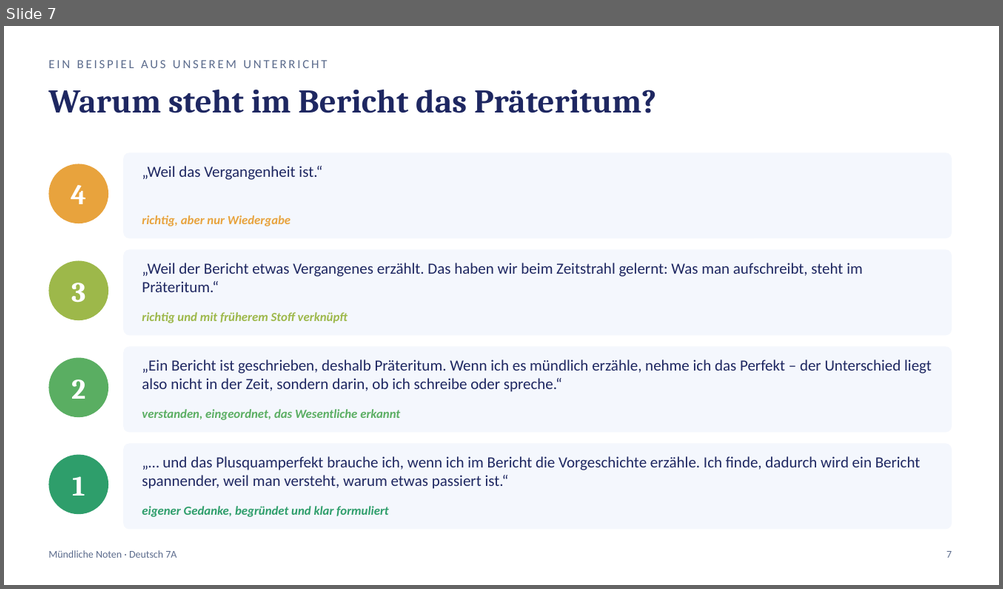
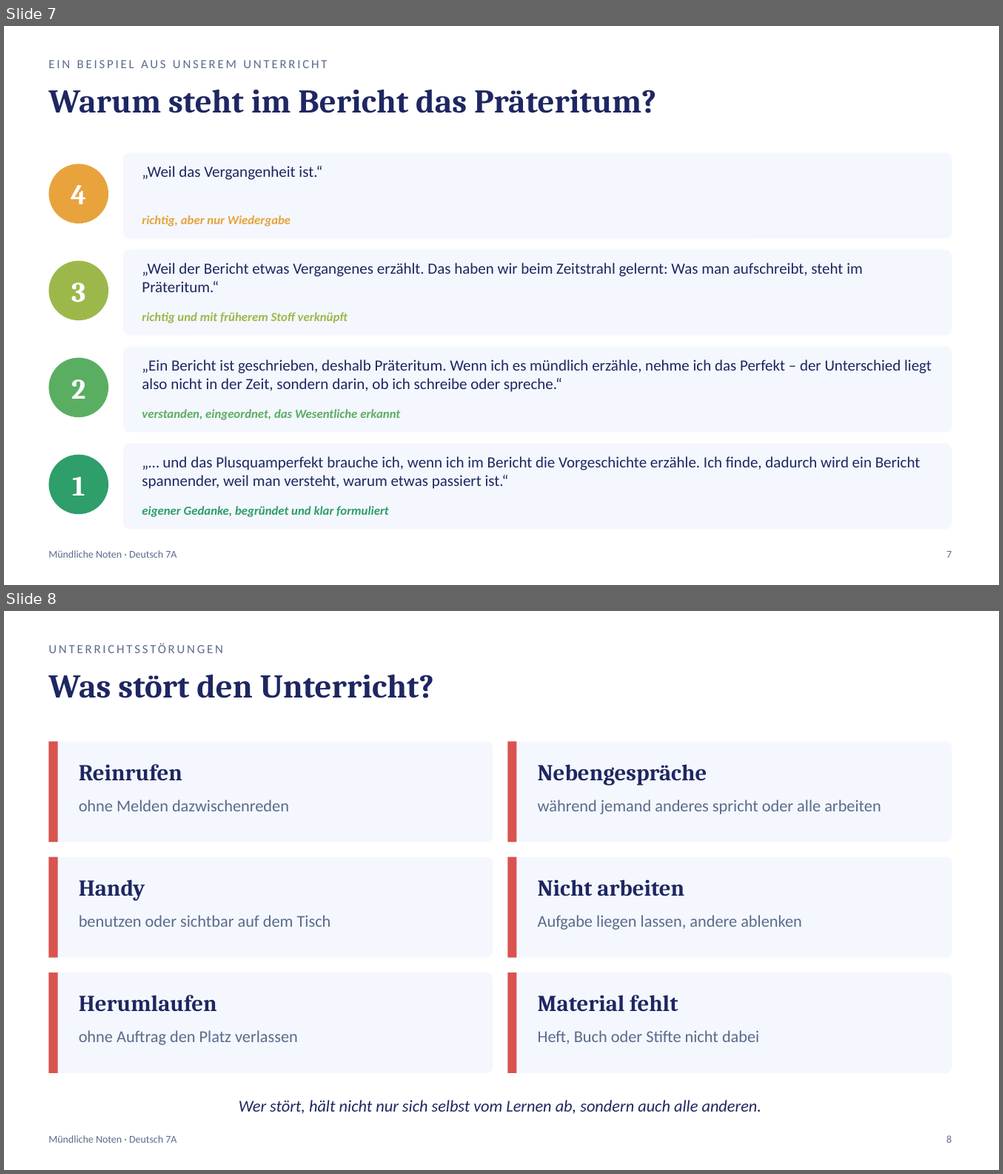
Before and after one commit to golzkonstantin-gif/Schule, a slide deck: Deutsch_7A/Mitarbeit/Muendliche_Noten_Kriterien.pptx. Shown one above the other, each under a label of ours: slide 7 before the commit, slides 7 and 8 after it. The pictures are 1003x589 and 1003x1174 pixels, drawn with LibreOffice and Linux fonts; fonts in the diff are those of the drawing. Boxes give left, top, right and bottom in pixels: in the first picture for what was removed or moved away, otherwise in the second. Text is boxed around its words. In the diff, an @@ line names an element or a change of style, - is before the commit and + after.

```diff
--- a/Deutsch_7A/Mitarbeit/Muendliche_Noten_Kriterien.pptx
+++ b/Deutsch_7A/Mitarbeit/Muendliche_Noten_Kriterien.pptx
@@ slide 8 added at (x1=4, y1=611, x2=999, y2=1170), background #FFFFFF @@
@@ text added at (x1=48, y1=643, x2=223, y2=653), 12 pt, text #5B6B8C @@
+UNTERRICHTSSTÖRUNGEN
@@ text added at (x1=48, y1=675, x2=434, y2=698), 32 pt, text #1E2761, bold @@
+Was stört den Unterricht?
@@ rounded rectangle added at (x1=48, y1=741, x2=492, y2=843), fill #F4F7FD @@
@@ rectangle added at (x1=48, y1=741, x2=58, y2=843), fill #D9534F @@
@@ rounded rectangle added at (x1=508, y1=741, x2=951, y2=843), fill #F4F7FD @@
@@ rectangle added at (x1=508, y1=741, x2=517, y2=843), fill #D9534F @@
@@ text added at (x1=79, y1=764, x2=182, y2=781), 22 pt, text #1E2761, bold @@
+Reinrufen
@@ text added at (x1=538, y1=764, x2=707, y2=786), 22 pt, text #1E2761, bold @@
+Nebengespräche
@@ text added at (x1=79, y1=800, x2=289, y2=812), 16 pt, text #5B6B8C @@
+ohne Melden dazwischenreden
@@ text added at (x1=538, y1=800, x2=880, y2=815), 16 pt, text #5B6B8C @@
+während jemand anderes spricht oder alle arbeiten
@@ rounded rectangle added at (x1=48, y1=857, x2=492, y2=958), fill #F4F7FD @@
@@ rectangle added at (x1=48, y1=857, x2=58, y2=958), fill #D9534F @@
@@ rounded rectangle added at (x1=508, y1=857, x2=951, y2=958), fill #F4F7FD @@
@@ rectangle added at (x1=508, y1=857, x2=517, y2=958), fill #D9534F @@
@@ text added at (x1=79, y1=880, x2=145, y2=901), 22 pt, text #1E2761, bold @@
+Handy
@@ text added at (x1=538, y1=880, x2=684, y2=897), 22 pt, text #1E2761, bold @@
+Nicht arbeiten
@@ text added at (x1=79, y1=915, x2=331, y2=927), 16 pt, text #5B6B8C @@
+benutzen oder sichtbar auf dem Tisch
@@ text added at (x1=538, y1=915, x2=802, y2=930), 16 pt, text #5B6B8C @@
+Aufgabe liegen lassen, andere ablenken
@@ rounded rectangle added at (x1=48, y1=973, x2=492, y2=1073), fill #F4F7FD @@
@@ rectangle added at (x1=48, y1=973, x2=58, y2=1073), fill #D9534F @@
@@ rounded rectangle added at (x1=508, y1=973, x2=951, y2=1073), fill #F4F7FD @@
@@ rectangle added at (x1=508, y1=973, x2=517, y2=1073), fill #D9534F @@
@@ text added at (x1=79, y1=995, x2=217, y2=1012), 22 pt, text #1E2761, bold @@
+Herumlaufen
@@ text added at (x1=538, y1=995, x2=677, y2=1012), 22 pt, text #1E2761, bold @@
+Material fehlt
@@ text added at (x1=79, y1=1031, x2=298, y2=1045), 16 pt, text #5B6B8C @@
+ohne Auftrag den Platz verlassen
@@ text added at (x1=538, y1=1031, x2=759, y2=1045), 16 pt, text #5B6B8C @@
+Heft, Buch oder Stifte nicht dabei
@@ text added at (x1=239, y1=1100, x2=762, y2=1114), 16 pt, text #1E2761, italic @@
+Wer stört, hält nicht nur sich selbst vom Lernen ab, sondern auch alle anderen.
@@ text added at (x1=48, y1=1136, x2=176, y2=1143), 10 pt, text #5B6B8C @@
+Mündliche Noten · Deutsch 7A
@@ text added at (x1=946, y1=1136, x2=951, y2=1143), 10 pt, text #5B6B8C @@
+8
```
Also in this commit, not shown: 2 slides changed, 1 other slide added, 3 other files.
